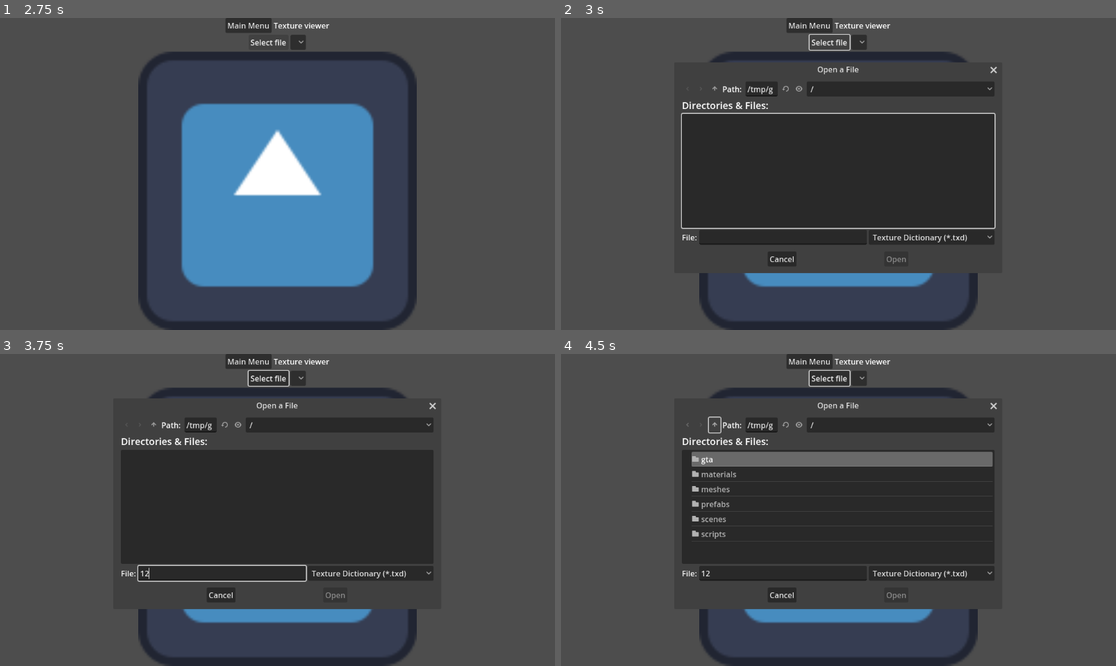
Above: before the commit, frames 1-4 (two rows, left to right).
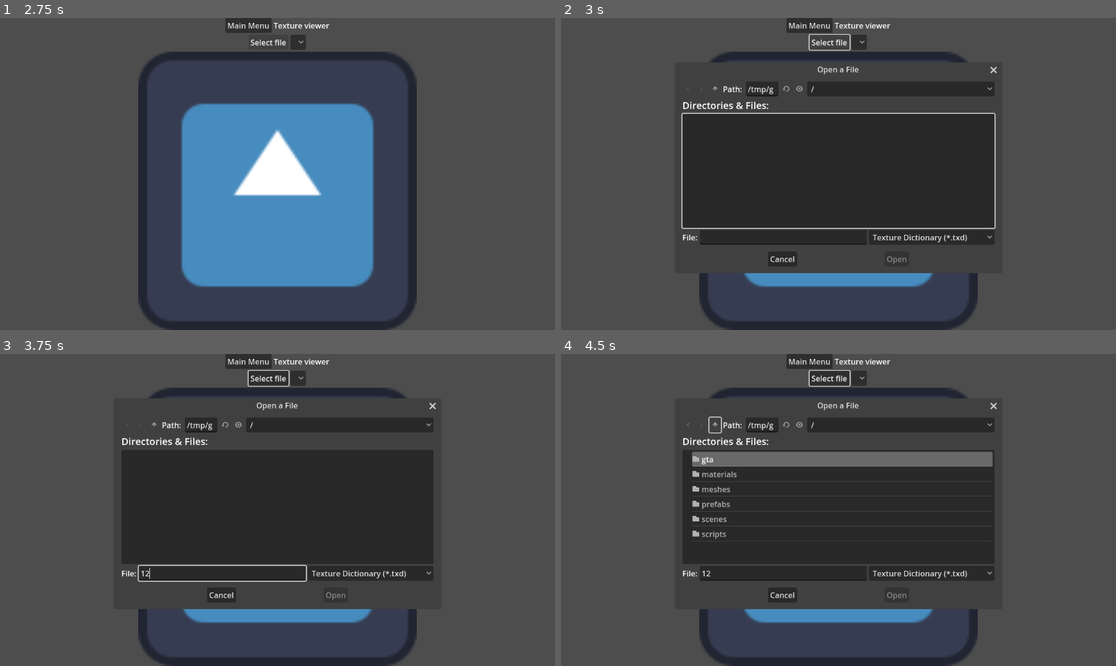
Above: after the commit, the same moments.

Repository: FOSS-Supremacy/OpenLiberty
Game: Godot game, scene res://startup.tscn
The game is run twice, just before and just after one commit, with the same random seed, the same clock (stepped at 60 frames per second) and the same inputs. The engine's default icon, where the game draws it, is replaced by a stand-in: a white triangle on a blue panel in a dark square.
Inputs (mouse positions are in pixels of both pictures, inside the frame that each line leads up to):
- Up to frame 1 (2.75 s): click "Map loader test" at 0.5 s; click "Main Menu" at 1.25 s; click "Texture viewer" at 2 s
- Up to frame 2 (3 s): click "Select file" at 2.75 s
- Up to frame 3 (3.75 s): click (222, 572) at 3.52 s; type "12" at 3.6 s
- Up to frame 4 (4.5 s): click (716, 425) at 4.25 s

Frame 1 is identical in both runs. In frame 2, 0.5% of the frame differs, in the area x 21-63%, y 21-79%; in frame 3, 0.4%; in frame 4, 0.7%, in the area x 21-63%, y 20-79%.
Error in both runs: Assertion failed: 7 (res://scripts/map_builder.gd:16)

Commit message:
Idk why Godot did this

Diff:
--- a/scenes/maptest/maptest.tscn
+++ b/scenes/maptest/maptest.tscn
@@ -41,18 +41,15 @@
 size_flags_vertical = 4
 
 [node name="top_bar" type="HBoxContainer" parent="GUI/VBoxContainer"]
-layout_mode = 2
 offset_right = 222.0
 offset_bottom = 31.0
 alignment = 1
 
 [node name="to_menu" parent="GUI/VBoxContainer/top_bar" instance=ExtResource("2_butse")]
-layout_mode = 2
 offset_right = 96.0
 offset_bottom = 31.0
 
 [node name="Label" type="Label" parent="GUI/VBoxContainer/top_bar"]
-layout_mode = 2
 offset_left = 100.0
 offset_top = 2.0
 offset_right = 222.0
